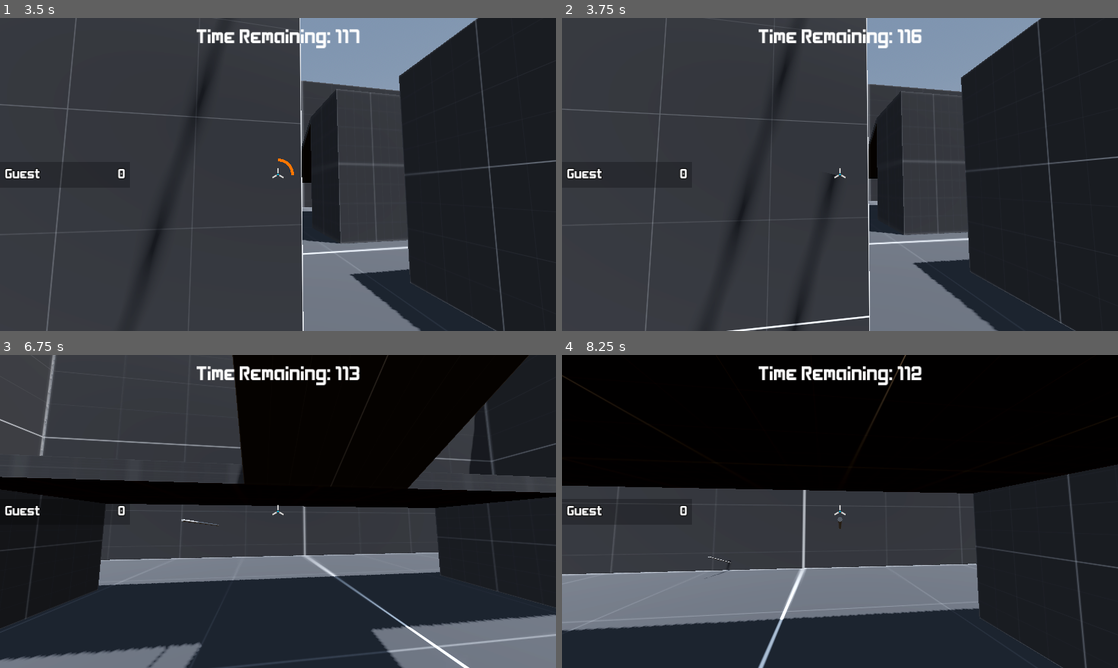
Above: before the commit, frames 1-4 (two rows, left to right).
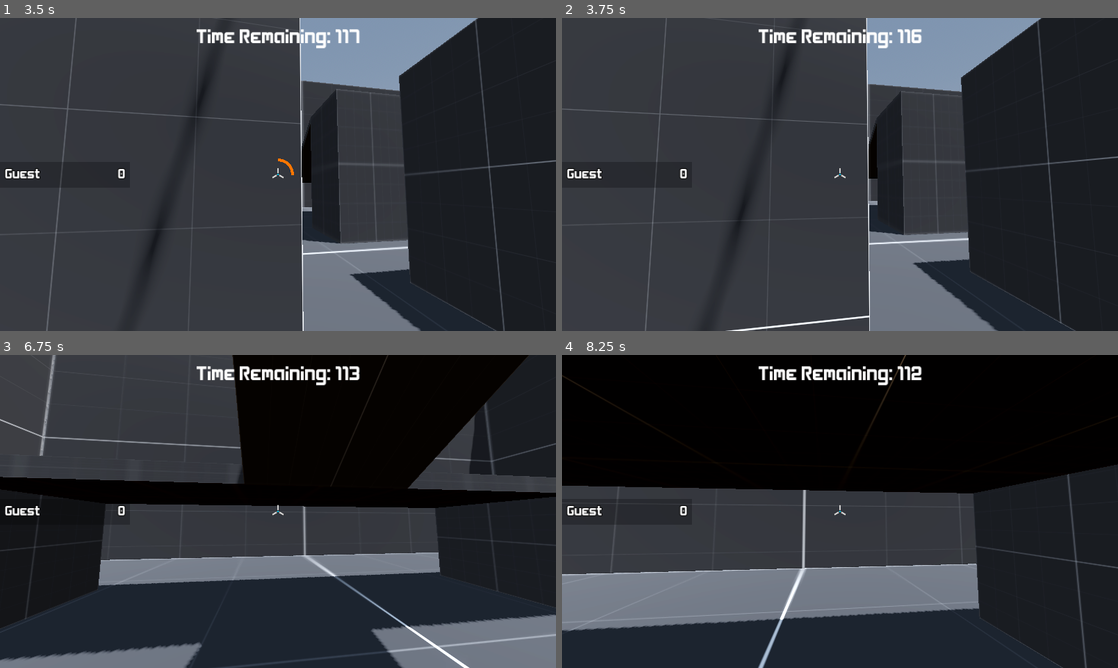
Above: after the commit, the same moments.

Repository: kdreese/godot-3D-shooter-project
Game: Godot game, scene res://src/states/menus/menu.tscn
Same seed, same stepped clock (60 frames per second), same inputs: the game is played once before the commit and once after it.
Inputs (mouse positions are in pixels of both pictures, inside the frame that each line leads up to):
- Up to frame 1 (3.5 s): click "Free Play" at 0.5 s; tap Enter at 1.25 s; move the mouse to (305, 174) at 1.27 s; press the mouse at (305, 174) at 1.28 s; hold W (move_forwards) from 1.28 s (still down); tap Space (jump) at 1.52, 2.27 s; move the mouse to (250, 174) at 2.02 s; release the mouse at (250, 174) at 2.03 s; right-click (250, 174) at 2.1 s; click (250, 174) at 2.3 s; move the mouse to (289, 168) at 2.77 s; press the mouse at (289, 168) at 2.78 s
- Up to frame 2 (3.75 s): keep holding W (move_forwards); move the mouse to (834, 180) at 3.52 s; release the mouse at (834, 180) at 3.53 s; click (834, 180) at 3.6 s
- Up to frame 3 (6.75 s): tap Space (jump) at 3.77, 4.52, 5.27 s; move the mouse to (316, 514) at 4.27 s; hold Right mouse button (melee_attack) 4.28-5.03 s; click (316, 514) at 4.55 s; move the mouse to (233, 508) at 5.02 s; click (233, 508) at 5.1 s; move the mouse to (283, 511) at 5.77 s; press the mouse at (283, 511) at 5.78 s; move the mouse to (255, 505) at 6.52 s; release W (move_forwards) at 6.53 s; release the mouse at (255, 505) at 6.53 s; hold D (move_right) from 6.53 s (still down); right-click (255, 505) at 6.6 s
- Up to frame 4 (8.25 s): tap Space (jump) at 6.77, 7.52 s; click (817, 505) at 6.8 s; move the mouse to (867, 511) at 7.27 s; release D (move_right) at 7.28 s; press the mouse at (867, 511) at 7.28 s; hold W (move_forwards) from 7.28 s (still down); move the mouse to (812, 511) at 8.02 s; release the mouse at (812, 511) at 8.03 s; click (812, 511) at 8.1 s

Frame 1 is identical in both runs. In frame 2, 0.2% of the frame differs, in the area x 29-88%, y 0-100%; in frame 3, less than 0.1%; in frame 4, less than 0.1%.

Commit message:
Added initial quiver implementation

Diff:
--- a/src/objects/player.gd
+++ b/src/objects/player.gd
@@ -27,6 +27,7 @@
 var last_footstep_pos: Vector3 = Vector3.ZERO
 var is_drawing_back := false
 var drawback_time := 0.0
+var quiver := 1
 
 # Network values for updating remote player positions
 var has_next_transform := false
--- a/src/states/game.gd
+++ b/src/states/game.gd
@@ -261,11 +261,13 @@
 	if not is_multiplayer_authority():
 		return
 	var player := $Players.get_node(id)
-	if player.is_active: # if player meets the requirements to be able to shoot
+	if player.is_active and player.quiver > 0: # if player meets the requirements to be able to shoot
 		if get_multiplayer().has_multiplayer_peer():
 			rpc("spawn_arrow", id, power)
 		else:
 			spawn_arrow(id, power)
+		player.quiver -= 1
+		rpc_id(int(id), "update_quiver_amt", player.quiver)
 
 
 @rpc("any_peer", "call_local")
@@ -281,6 +283,11 @@
 	new_arrow.archer.shooting_sound()
 
 
+@rpc("authority")
+func update_quiver_amt(amt: int) -> void:
+	my_player.quiver = amt
+
+
 @rpc("any_peer")
 func end_of_match() -> void:
 	if not Multiplayer.dedicated_server:
